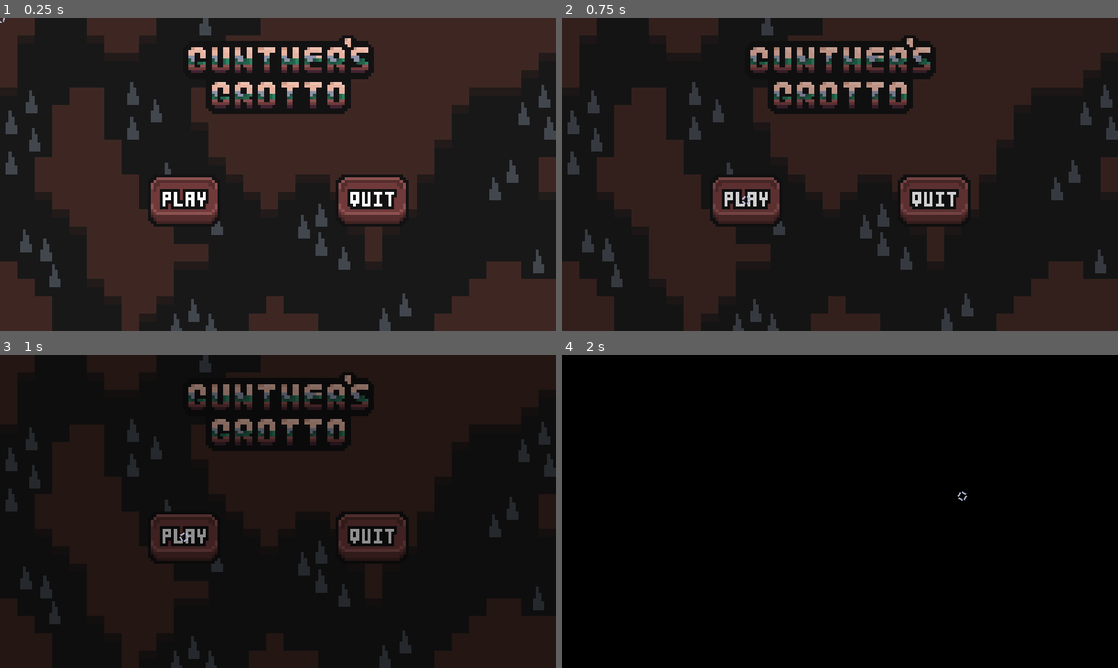
Above: before the commit, frames 1-4 (two rows, left to right).
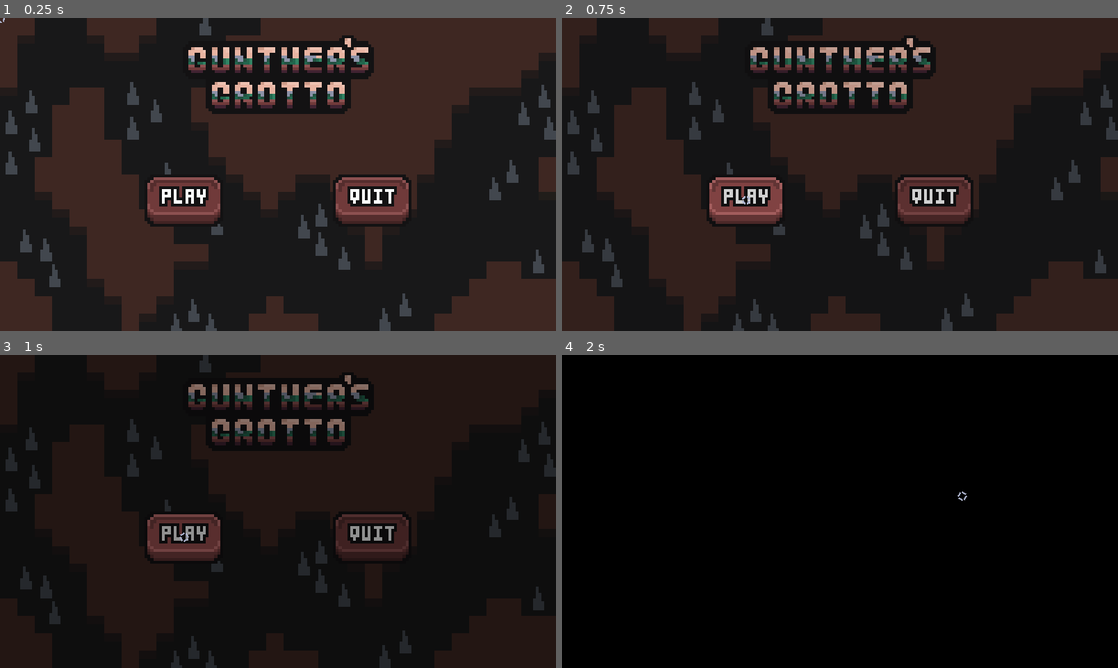
Above: after the commit, the same moments.

Repository: AyUpItsAli/Gunthers-Grotto-Coursework
Game: Godot game, scene res://GUI/MainMenu/MainMenu.tscn
Same seed, same stepped clock (60 frames per second), same inputs: the game is played once before the commit and once after it.
Inputs (mouse positions are in pixels of both pictures, inside the frame that each line leads up to):
- Up to frame 1 (0.25 s): no input
- Up to frame 2 (0.75 s): click (745, 199) at 0.5 s
- Up to frame 3 (1 s): no input
- Up to frame 4 (2 s): tap Enter (force_exit_cave) at 1.25 s; move the mouse to (962, 495) at 1.27 s; hold D (move_right) from 1.28 s (still down); hold 3 (equip_dynamite) from 1.28 s (still down)

The runs differ from the first frame. In frame 1, 1.3% of the frame differs, in the area x 26-74%, y 50-67%; in frame 2, 2.0%; in frame 3, 1.6%; in frame 4, nothing differs.

Commit message:
Added textures for button variants
New button textures:
- Hover
- Pressed

Diff:
--- a/GUI/MainMenu/MainMenu.tscn
+++ b/GUI/MainMenu/MainMenu.tscn
@@ -1,12 +1,16 @@
-[gd_scene load_steps=11 format=2]
+[gd_scene load_steps=15 format=2]
 
-[ext_resource path="res://Assets/GUI/Main_Menu_Background.png" type="Texture" id=1]
-[ext_resource path="res://Assets/GUI/Play_Button.png" type="Texture" id=2]
-[ext_resource path="res://Assets/GUI/Quit_Button.png" type="Texture" id=3]
-[ext_resource path="res://Assets/GUI/Main_Menu_Title.png" type="Texture" id=4]
-[ext_resource path="res://GUI/MainMenu/MainMenu.gd" type="Script" id=5]
+[ext_resource path="res://Assets/GUI/Main Menu/Main_Menu_Background.png" type="Texture" id=1]
+[ext_resource path="res://Assets/GUI/Main Menu/Button_Quit_Pressed.png" type="Texture" id=2]
+[ext_resource path="res://Assets/GUI/Main Menu/Button_Play_Normal.png" type="Texture" id=3]
+[ext_resource path="res://Assets/GUI/Main Menu/Main_Menu_Title.png" type="Texture" id=4]
+[ext_resource path="res://Assets/GUI/Main Menu/Button_Play_Pressed.png" type="Texture" id=5]
 [ext_resource path="res://Assets/GUI/Cursor.png" type="Texture" id=6]
 [ext_resource path="res://GUI/HUD/Cursor.gd" type="Script" id=7]
+[ext_resource path="res://Assets/GUI/Main Menu/Button_Quit_Normal.png" type="Texture" id=8]
+[ext_resource path="res://Assets/GUI/Main Menu/Button_Play_Hover.png" type="Texture" id=9]
+[ext_resource path="res://Assets/GUI/Main Menu/Button_Quit_Hover.png" type="Texture" id=10]
+[ext_resource path="res://GUI/MainMenu/MainMenu.gd" type="Script" id=11]
 
 [sub_resource type="Animation" id=1]
 length = 2.5
@@ -105,21 +109,27 @@
 }
 
 [node name="PlayButton" type="TextureButton" parent="."]
-margin_left = 510.0
+margin_left = 500.0
 margin_top = 540.0
-margin_right = 760.0
+margin_right = 770.0
 margin_bottom = 720.0
-texture_normal = ExtResource( 2 )
+texture_normal = ExtResource( 3 )
+texture_pressed = ExtResource( 5 )
+texture_hover = ExtResource( 9 )
+texture_disabled = ExtResource( 9 )
 __meta__ = {
 "_edit_use_anchors_": false
 }
 
 [node name="QuitButton" type="TextureButton" parent="."]
-margin_left = 1160.0
+margin_left = 1150.0
 margin_top = 540.0
-margin_right = 1410.0
+margin_right = 1420.0
 margin_bottom = 720.0
-texture_normal = ExtResource( 3 )
+texture_normal = ExtResource( 8 )
+texture_pressed = ExtResource( 2 )
+texture_hover = ExtResource( 10 )
+texture_disabled = ExtResource( 10 )
 __meta__ = {
 "_edit_use_anchors_": false
 }
Binary file added: Assets/GUI/Main Menu/Button.aseprite
Binary file added: Assets/GUI/Main Menu/Button_Play_Hover.png
Not shown, added: Assets/GUI/Main Menu/Button_Play_Hover.png.import
Binary file added: Assets/GUI/Main Menu/Button_Play_Normal.png
Not shown, added: Assets/GUI/Main Menu/Button_Play_Normal.png.import
Binary file added: Assets/GUI/Main Menu/Button_Play_Pressed.png
Not shown, changed: Assets/GUI/Main Menu/Button_Play_Pressed.png.import
Binary file added: Assets/GUI/Main Menu/Button_Quit_Hover.png
Not shown, changed: Assets/GUI/Main Menu/Button_Quit_Hover.png.import
Binary file added: Assets/GUI/Main Menu/Button_Quit_Normal.png
Not shown, added: Assets/GUI/Main Menu/Button_Quit_Normal.png.import
Binary file added: Assets/GUI/Main Menu/Button_Quit_Pressed.png
(and 10 more such lines)
